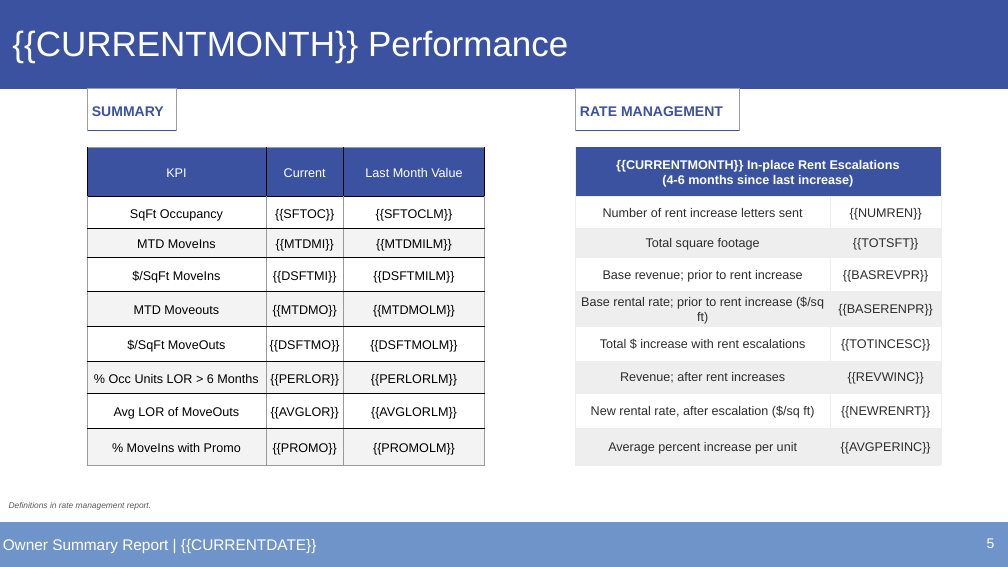
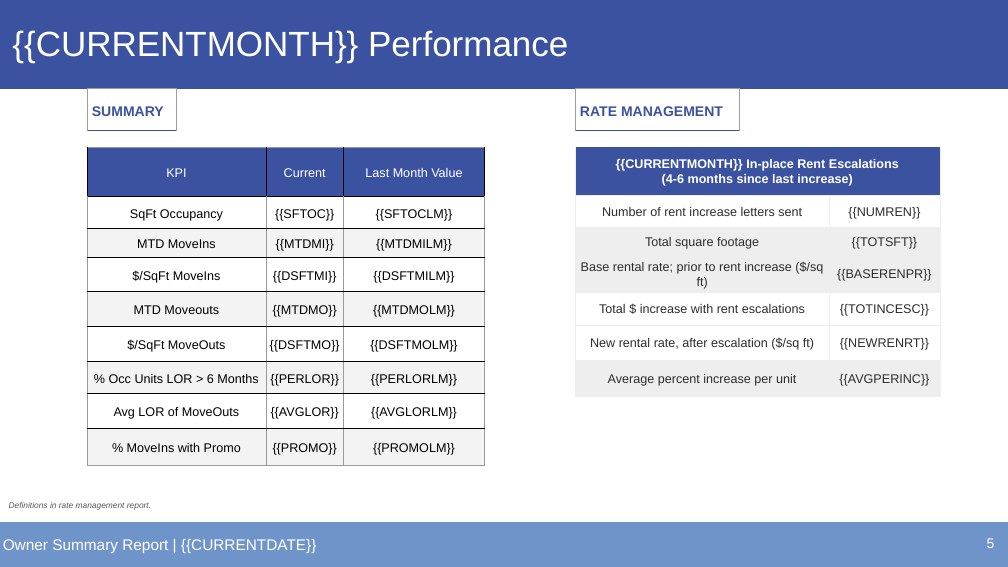
Before and after one commit to alexandermburke/ProformaBuilder, a slide deck: slide 5 of storeinsight/public/OWNERTEMPLATE.pptx. Drawn at 1008x567 pixels with LibreOffice and Linux fonts; fonts in the diff are those of the drawing. Boxes give left, top, right and bottom in pixels: in the first picture for what was removed or moved away, otherwise in the second. Text is boxed around its words. In the diff, an @@ line names an element or a change of style, - is before the commit and + after.

```diff
--- a/storeinsight/public/OWNERTEMPLATE.pptx
+++ b/storeinsight/public/OWNERTEMPLATE.pptx
@@ table at [575,147,940,396] @@
-row 4: Base revenue; prior to rent increase | {{BASREVPR}}
-row 7: Revenue; after rent increases | {{REVWINC}}
```
Also in this commit, not shown: 1 other slide changed, 3 other files.
